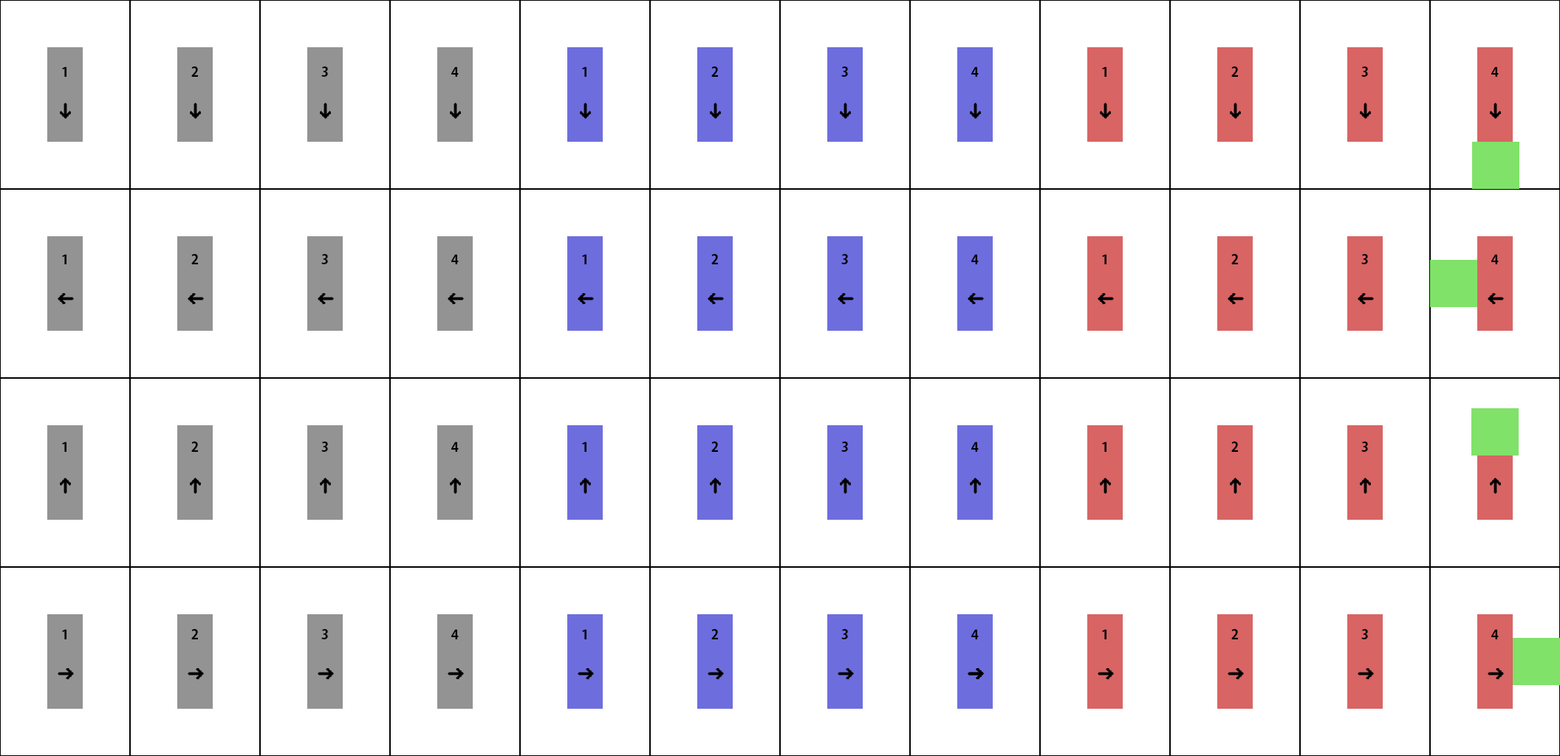
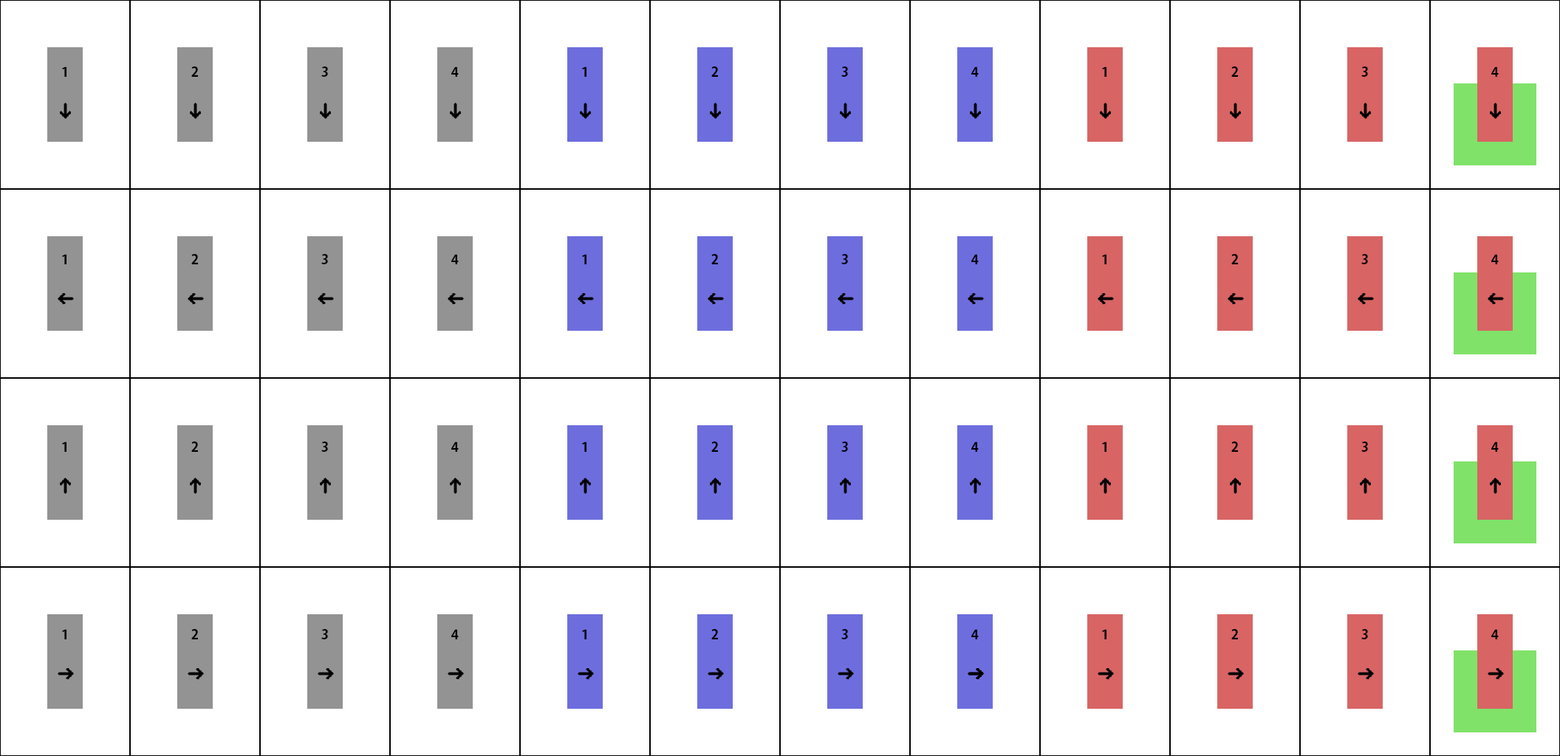
Layered file, before and after one edit (1560x756). Changes by layer:
moved "Rectangle 1 copy 3" above "Rectangle 1 copy 2", painted on it, masked it over [1453, 638, 1560, 733]
moved "Rectangle 1 copy 2" above "Rectangle 1 copy", painted on it, masked it over [1453, 408, 1537, 544]
moved "Rectangle 1 copy" above "Rectangle 1", painted on it, masked it over [1430, 260, 1537, 355]
moved "Rectangle 1" above "4 copy 4", painted on it, masked it over [1453, 83, 1537, 190]
